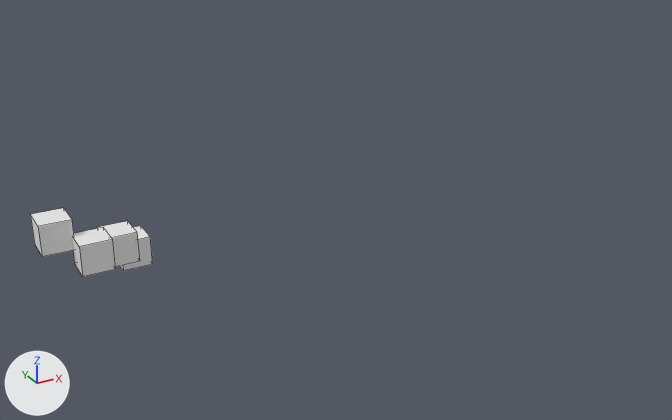
What one commit did to the Blender file Assets/Scenes/Lvl1.blend.
Camera for both pictures: a 50 mm camera at (-11.5, -51.1, 25.6) aimed at (15.8, -1.5, 0.8). The axes (+X, +Y, +Z) are drawn at lower left. The lights are the same throughout. Mesh edges are drawn as thin lines.
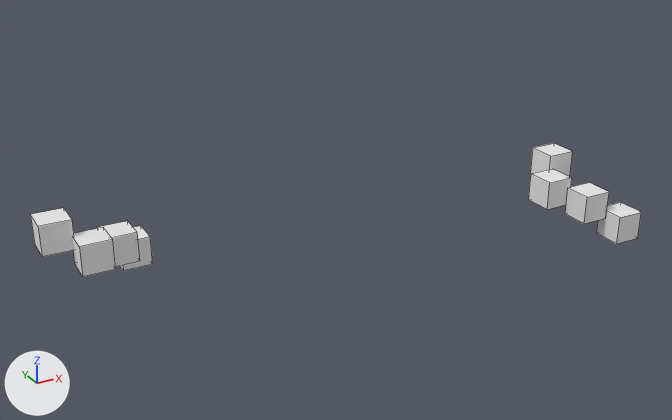
Location of each change, (x1, y1, x2, y2) in pixels of the pictures (672 x 420 px):
'Cube.002', reshaped (394% wider, 93% taller)
    before: (30, 208, 153, 277)
    after: (30, 143, 641, 277)
part 1 of me_cube_002, added
    after: (596, 202, 641, 244)
part 2 of me_cube_002, added
    after: (530, 143, 573, 177)
part 3 of me_cube_002, added
    after: (565, 183, 609, 224)
part 4 of me_cube_002, added
    after: (528, 169, 572, 209)

The change in detail:
me_cube_002 has 32 vertices, 24 faces and spans x -2.89..4.37, y -2.75..2.41, z -0.69..4.91.
me_cube_002 is used by ob_cube_002; location (0.0, 0.0, 0.0); rotation (-1.571, 0.0, 0.0), in degrees (-90, 0, 0).
me_cube_002 part 1: a new loose piece, a box spanning x 33.75..35.75, y 0.61..2.61, z -9.26..-7.26, in mat_material (white #e7e7e7).
me_cube_002 part 2: a new loose piece, a box spanning x 31.76..33.76, y -2.55..-0.55, z -4.01..-2.01, in mat_material (white #e7e7e7).
me_cube_002 part 3: a new loose piece, a box spanning x 31.83..33.83, y -0.8..1.2, z -7.89..-5.89, in mat_material (white #e7e7e7).
me_cube_002 part 4: a new loose piece, a box spanning x 30.15..32.15, y -1.48..0.52, z -5.89..-3.89, in mat_material (white #e7e7e7).
